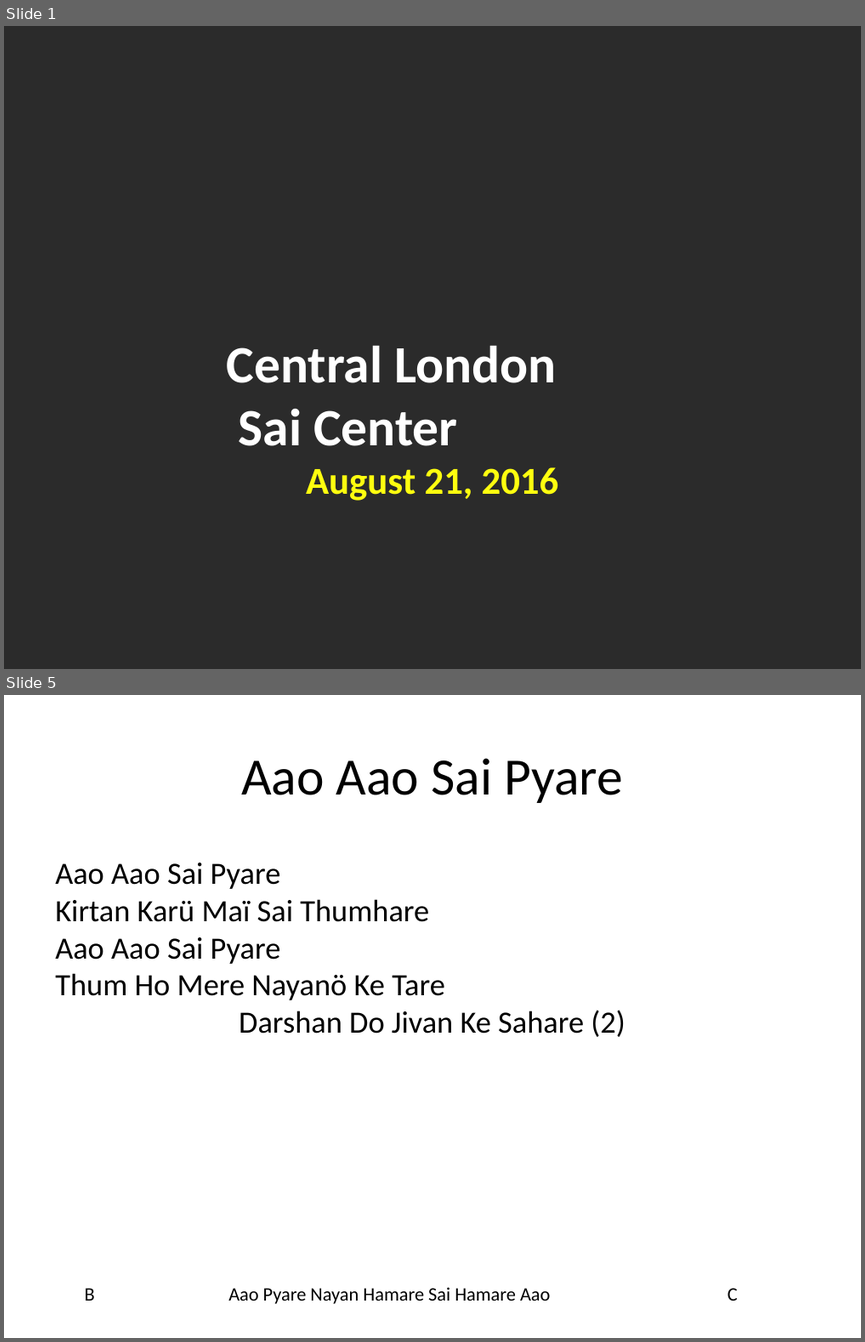
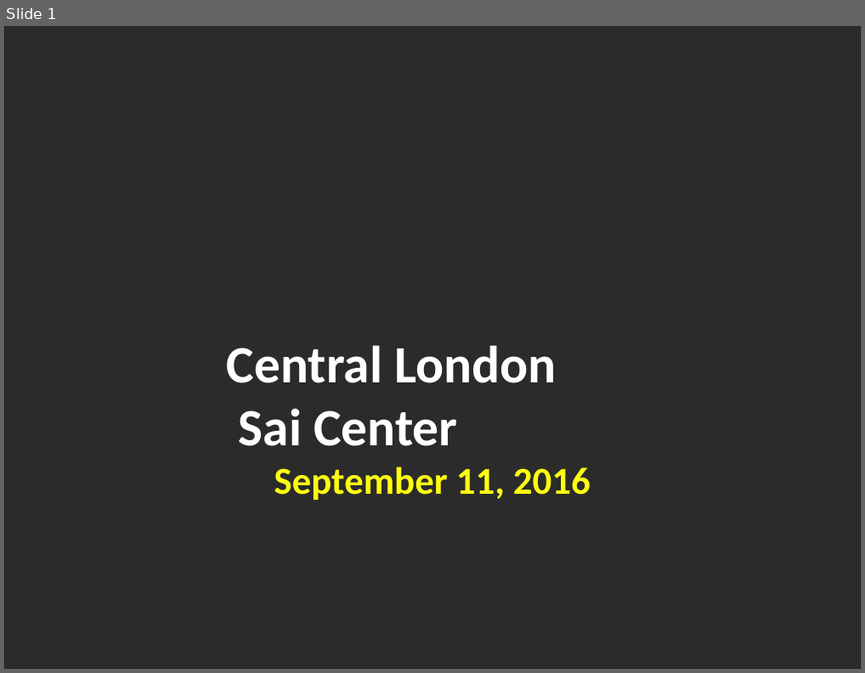
Before and after one commit to riteshreddyr/bhajanpresentationmaker, a slide deck: generated_ppts/bhajans.pptx. Shown one above the other, each under a label of ours: slides 1 and 5 before the commit, slide 1 after it; the slides between them are not shown. The pictures are 865x1342 and 865x673 pixels, drawn with LibreOffice and Linux fonts; fonts in the diff are those of the drawing; background and template pictures are left out; a plain dark background stands for a picture behind light text. Boxes give left, top, right and bottom in pixels: in the first picture for what was removed or moved away, otherwise in the second. Text is boxed around its words. In the diff, an @@ line names an element or a change of style, - is before the commit and + after.

```diff
--- a/generated_ppts/bhajans.pptx
+++ b/generated_ppts/bhajans.pptx
@@ slide 5 removed at (4, 695, 861, 1338), background #FFFFFF @@
@@ title removed at (241, 758, 623, 803) @@
-Aao Aao Sai Pyare
@@ text removed at (55, 862, 625, 1037) @@
-Aao Aao Sai Pyare
-Kirtan Karü Maï Sai Thumhare
-Aao Aao Sai Pyare
-Thum Ho Mere Nayanö Ke Tare
-Darshan Do Jivan Ke Sahare (2)
@@ text removed at (85, 1287, 95, 1300) @@
-B
@@ text removed at (228, 1287, 550, 1304) @@
-Aao Pyare Nayan Hamare Sai Hamare Aao
@@ text removed at (727, 1287, 738, 1300) @@
-C
@@ slide 1 changed as well @@
@@ text at (227, 345, 590, 499): text changed @@
-Central London
-Sai Center
-August 21, 2016
+Central London
+Sai Center
+September 11, 2016
```
Also in this commit, not shown: 1 other slide changed, 13 slides added, 5 other slides removed, 8 other files.
